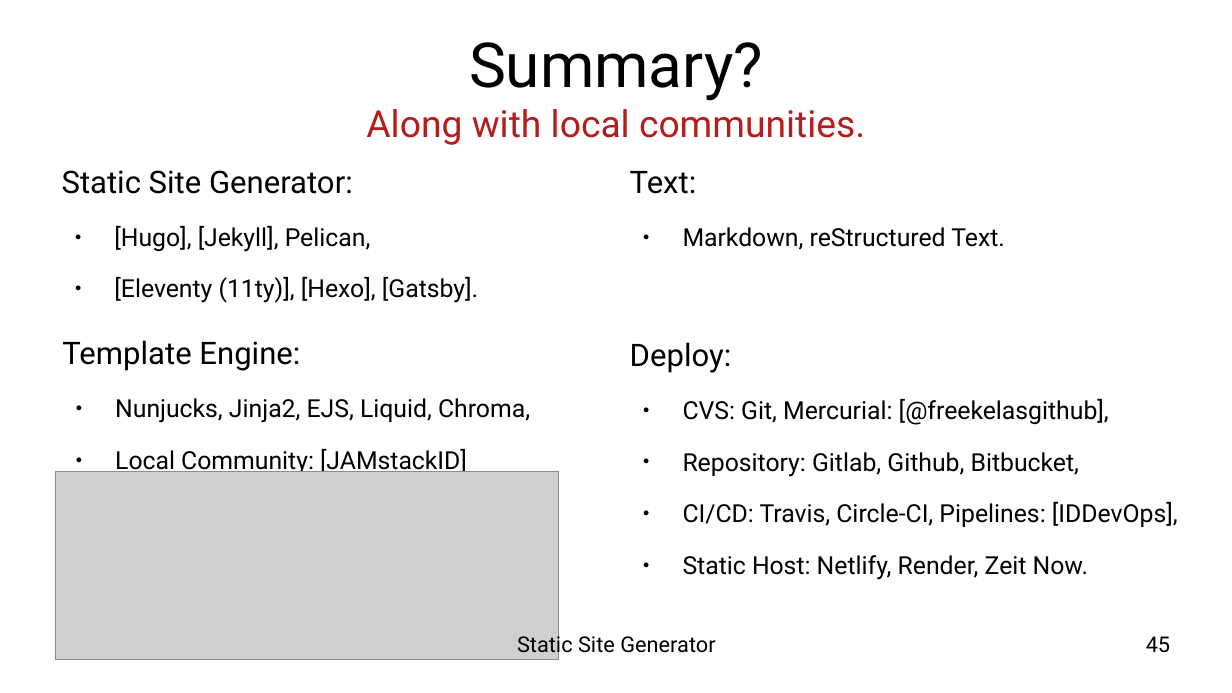
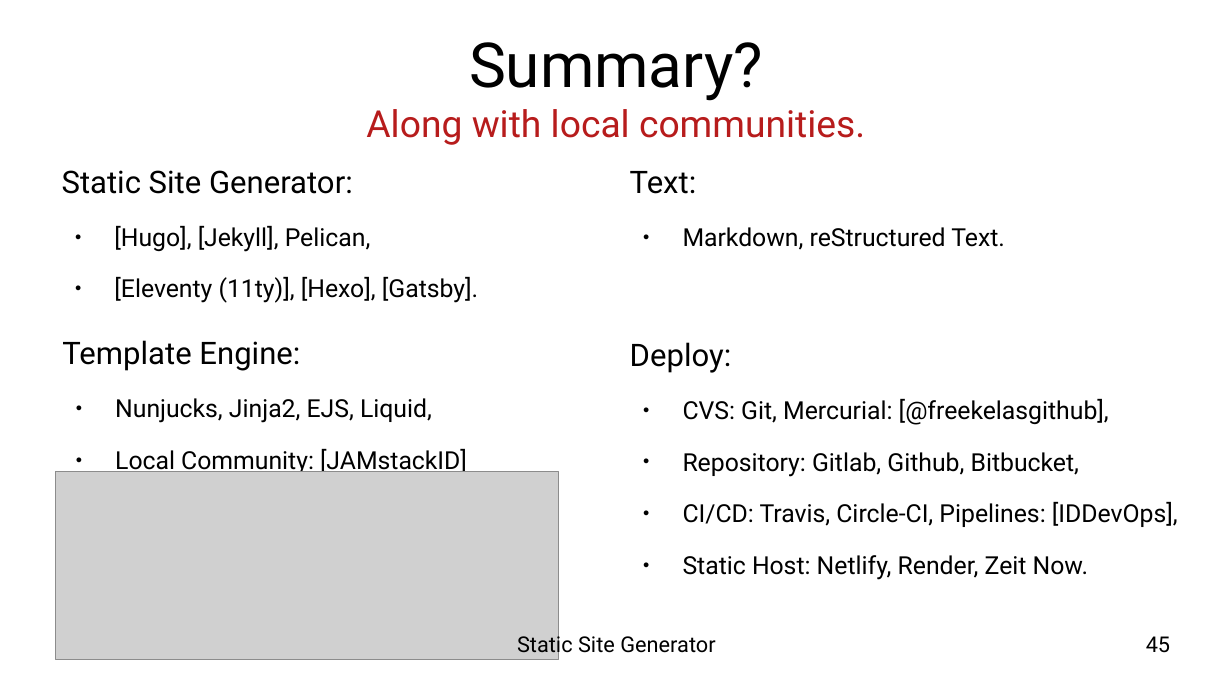
Before and after one commit to epsi-rns/berkas2, a slide deck: slide 45 of impress-presentation/04-concept-ssg/presentation-concept-ssg-plain.odp. Drawn at 1232x693 pixels with LibreOffice and Linux fonts; fonts in the diff are those of the drawing; grey boxes stand for pictures; background and template pictures are left out. Boxes give left, top, right and bottom in pixels: in the first picture for what was removed or moved away, otherwise in the second. Text is boxed around its words. In the diff, an @@ line names an element or a change of style, - is before the commit and + after.

Commit message:
Slides: Fix Chroma Terminology Mistakes to Go html/template

```diff
--- a/impress-presentation/04-concept-ssg/presentation-concept-ssg-plain.odp
+++ b/impress-presentation/04-concept-ssg/presentation-concept-ssg-plain.odp
@@ text at (115, 398, 432, 423): text changed @@
-● Nunjucks, Jinja2, EJS, Liquid, Chroma,
+● Nunjucks, Jinja2, EJS, Liquid,
```
Also in this commit, not shown: 3 other slides changed, 7 other files.
